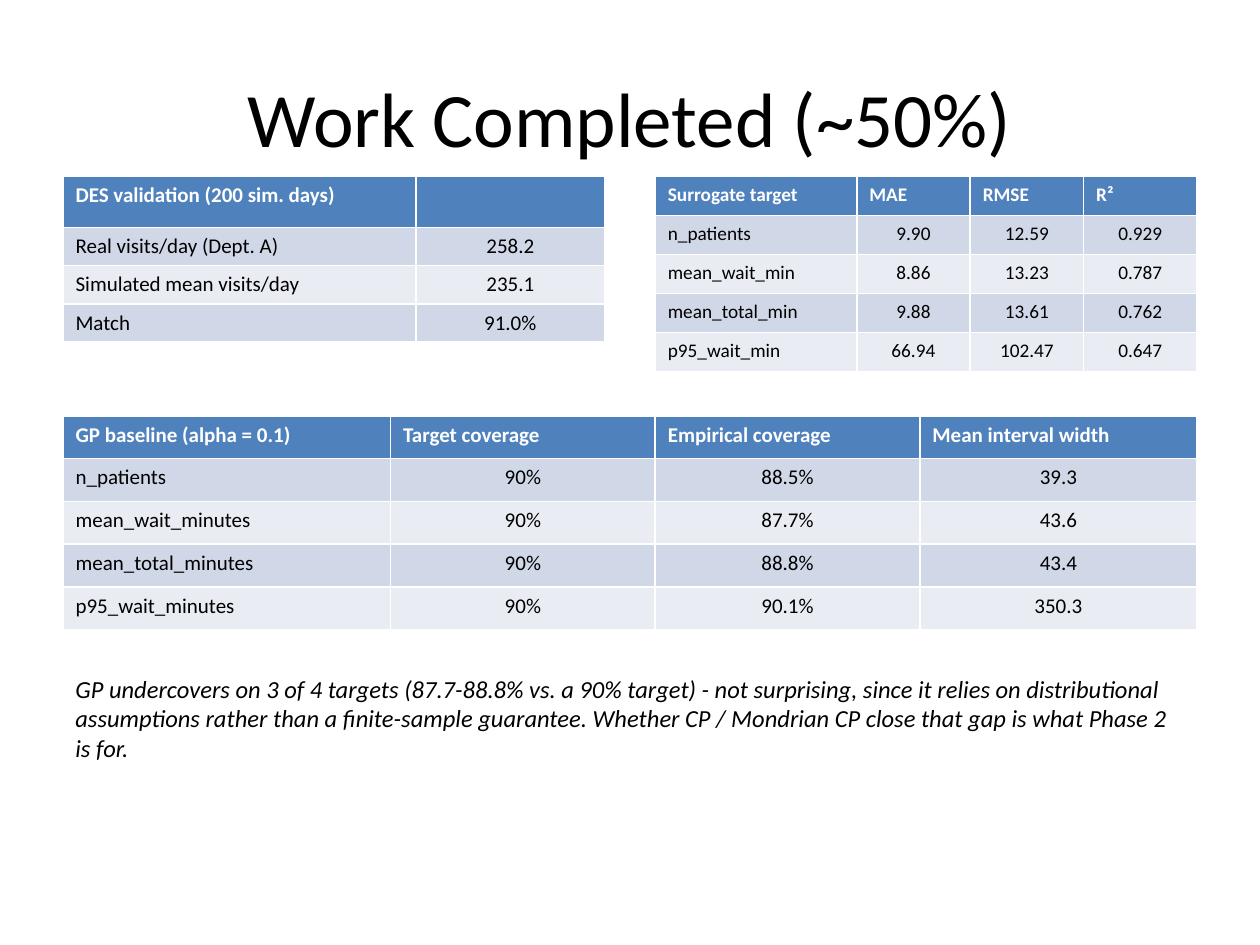
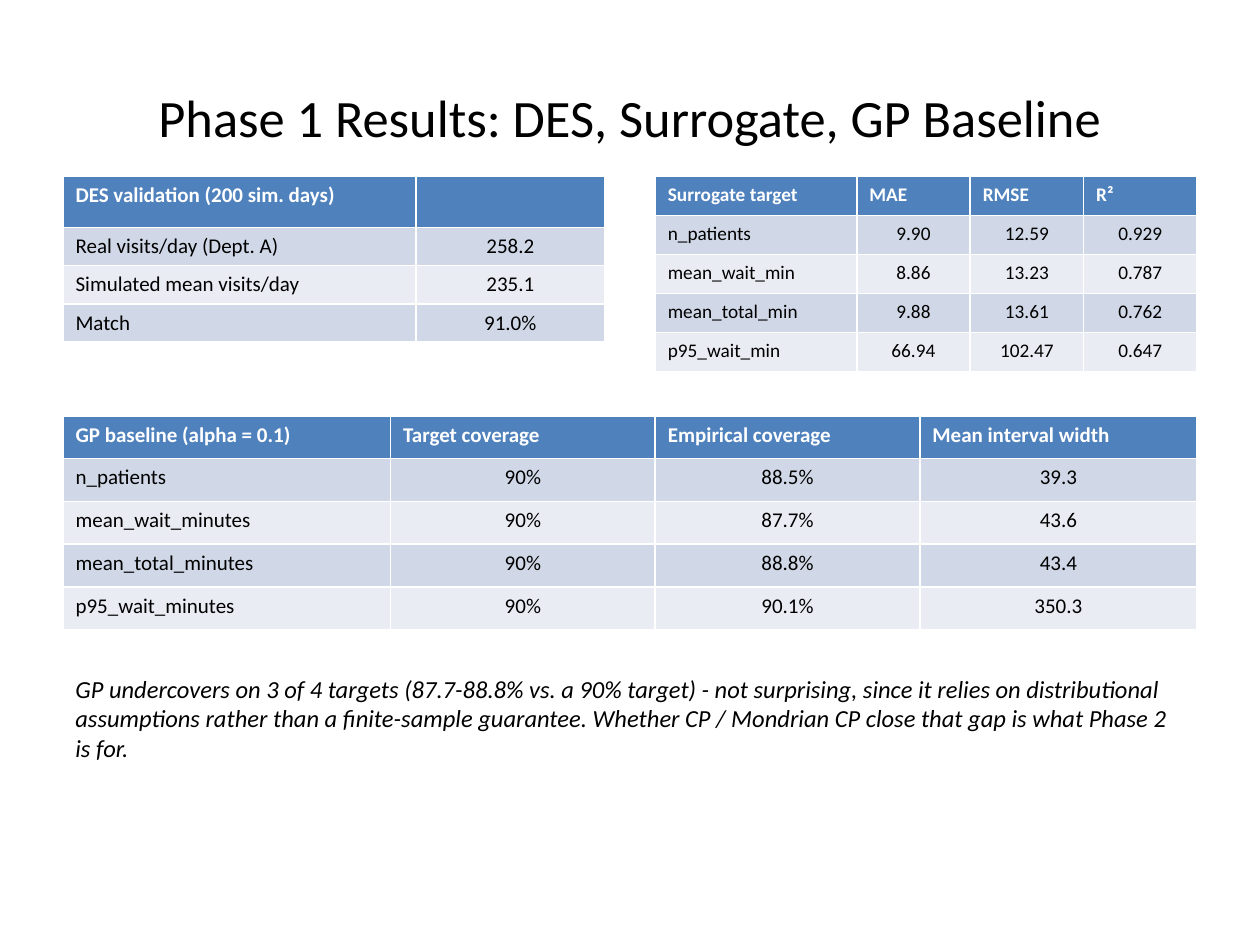
Before and after one commit to DUNE-ODYSSEY/Mondrian-Conformal-Prediction-On-Discrete-Event-Simulation, a slide deck: slide 7 of slides/mid_sem_presentation.pptx. Drawn at 1260x945 pixels with LibreOffice and Linux fonts; fonts in the diff are those of the drawing. Boxes give left, top, right and bottom in pixels: in the first picture for what was removed or moved away, otherwise in the second. Text is boxed around its words. In the diff, an @@ line names an element or a change of style, - is before the commit and + after.

```diff
--- a/slides/mid_sem_presentation.pptx
+++ b/slides/mid_sem_presentation.pptx
@@ title at box(158, 100, 1101, 146): text changed; size 44 to 30 pt @@
-Work Completed (~50%)
+Phase 1 Results: DES, Surrogate, GP Baseline
```
Also in this commit, not shown: 1 other slide changed, 2 slides added, 1 slide removed, 1 other file.
